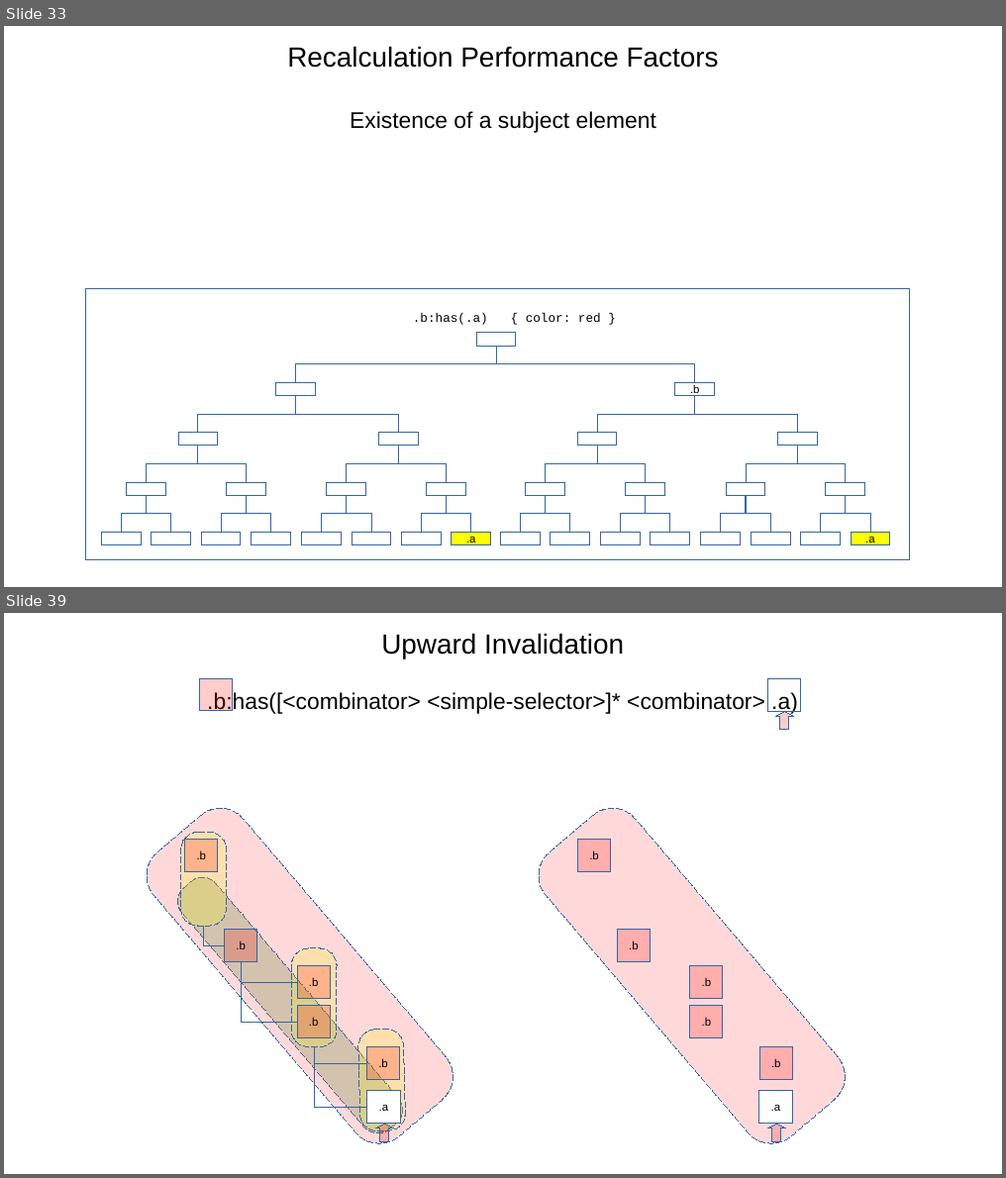
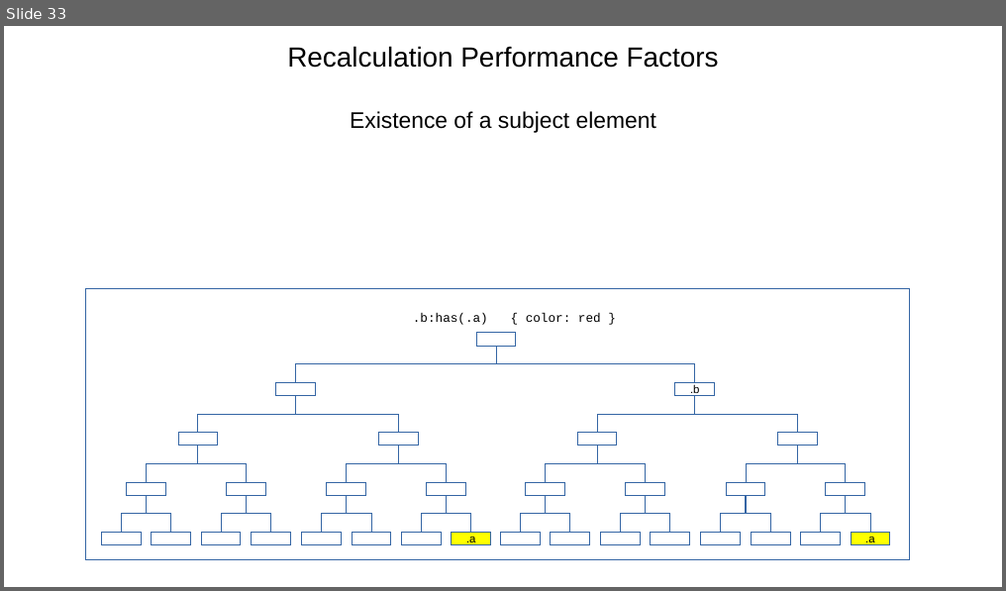
Before and after one commit to Igalia/explainers, a slide deck: css/has/images/has_invalidation.odp. Shown one above the other, each under a label of ours: slides 33 and 39 before the commit, slide 33 after it; the slides between them are not shown. The pictures are 1006x1178 and 1006x591 pixels, drawn with LibreOffice and Linux fonts; fonts in the diff are those of the drawing. Boxes give left, top, right and bottom in pixels: in the first picture for what was removed or moved away, otherwise in the second. Text is boxed around its words. In the diff, an @@ line names an element or a change of style, - is before the commit and + after.

```diff
--- a/css/has/images/has_invalidation.odp
+++ b/css/has/images/has_invalidation.odp
@@ slide 39 removed at (x1=4, y1=613, x2=1002, y2=1174), background #FFFFFF @@
@@ text removed at (x1=207, y1=633, x2=798, y2=715) @@
-Upward Invalidation
-.b:has([<combinator> <simple-selector>]* <combinator> .a)
@@ rectangle removed at (x1=200, y1=678, x2=233, y2=711) @@
@@ rectangle removed at (x1=768, y1=679, x2=802, y2=712) @@
@@ down arrow removed at (x1=775, y1=712, x2=794, y2=730) @@
@@ rounded rectangle removed at (x1=135, y1=796, x2=466, y2=1157) @@
@@ rounded rectangle removed at (x1=527, y1=796, x2=858, y2=1157) @@
@@ freeform shape removed at (x1=180, y1=832, x2=226, y2=926) @@
@@ rectangle removed at (x1=185, y1=840, x2=218, y2=872) @@
-.b
@@ rectangle removed at (x1=578, y1=840, x2=611, y2=872) @@
-.b
@@ rounded rectangle removed at (x1=170, y1=870, x2=411, y2=1142) @@
@@ elbow line removed from (225, 947) to (203, 926) @@
@@ rectangle removed at (x1=225, y1=930, x2=257, y2=962) @@
-.b
@@ rectangle removed at (x1=618, y1=930, x2=650, y2=962) @@
-.b
@@ elbow line removed from (297, 1022) to (242, 962) @@
@@ elbow line removed from (297, 982) to (242, 962) @@
@@ freeform shape removed at (x1=292, y1=949, x2=338, y2=1048) @@
@@ rectangle removed at (x1=297, y1=966, x2=330, y2=999) @@
-.b
@@ rectangle removed at (x1=690, y1=966, x2=723, y2=999) @@
-.b
@@ rectangle removed at (x1=297, y1=1006, x2=330, y2=1039) @@
-.b
@@ rectangle removed at (x1=690, y1=1006, x2=723, y2=1039) @@
-.b
@@ elbow line removed from (367, 1107) to (315, 1048) @@
@@ elbow line removed from (367, 1064) to (315, 1048) @@
@@ freeform shape removed at (x1=357, y1=1029, x2=406, y2=1132) @@
@@ rectangle removed at (x1=367, y1=1048, x2=400, y2=1080) @@
-.b
@@ rectangle removed at (x1=760, y1=1048, x2=793, y2=1080) @@
-.b
@@ rectangle removed at (x1=367, y1=1091, x2=401, y2=1124) @@
-.a
@@ rectangle removed at (x1=759, y1=1091, x2=793, y2=1124) @@
-.a
@@ down arrow removed at (x1=375, y1=1124, x2=393, y2=1142) @@
@@ down arrow removed at (x1=767, y1=1124, x2=785, y2=1142) @@
```
Also in this commit, not shown: 4 slides changed, 9 slides added, 10 other slides removed, 9 other files.
